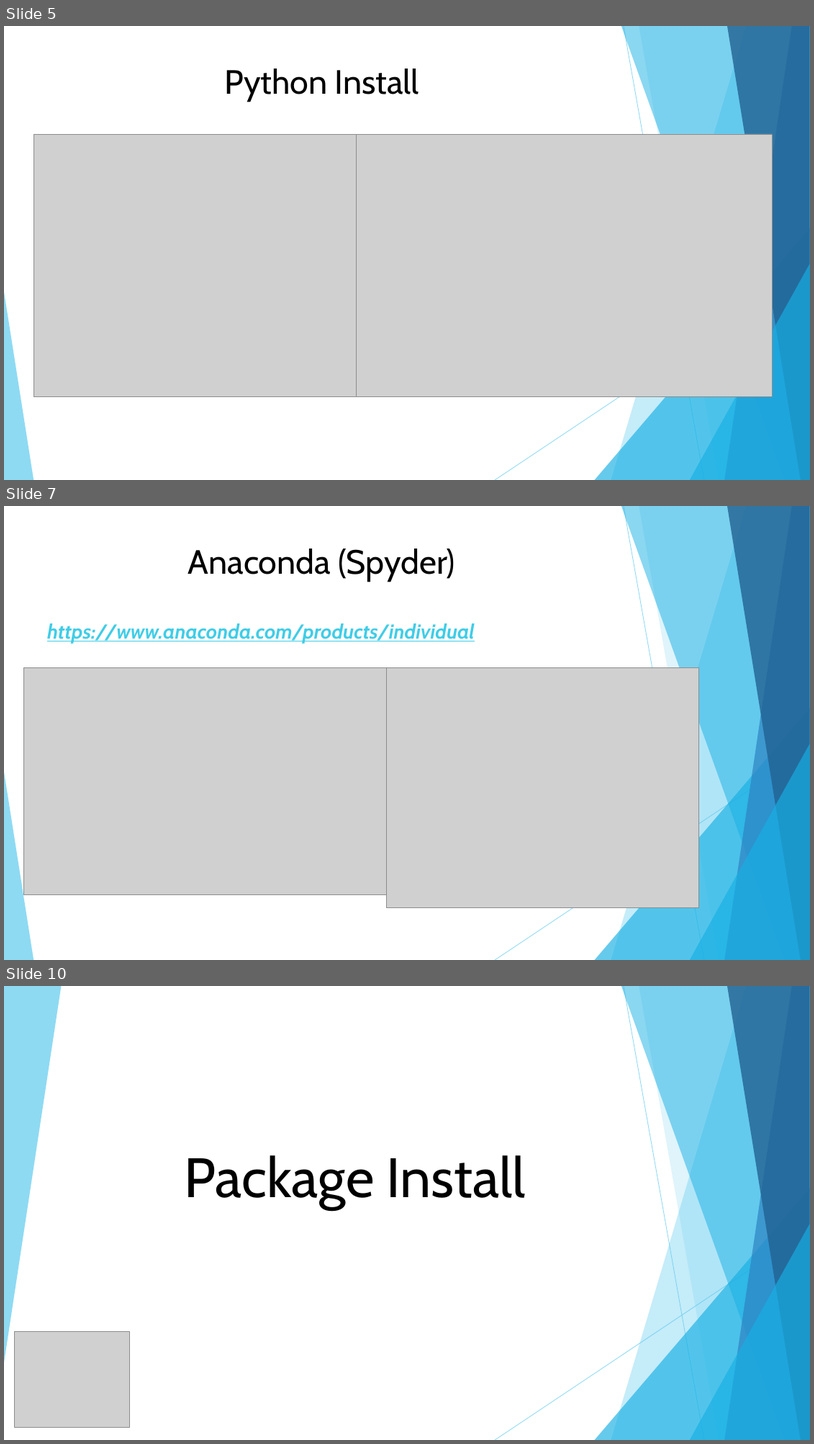
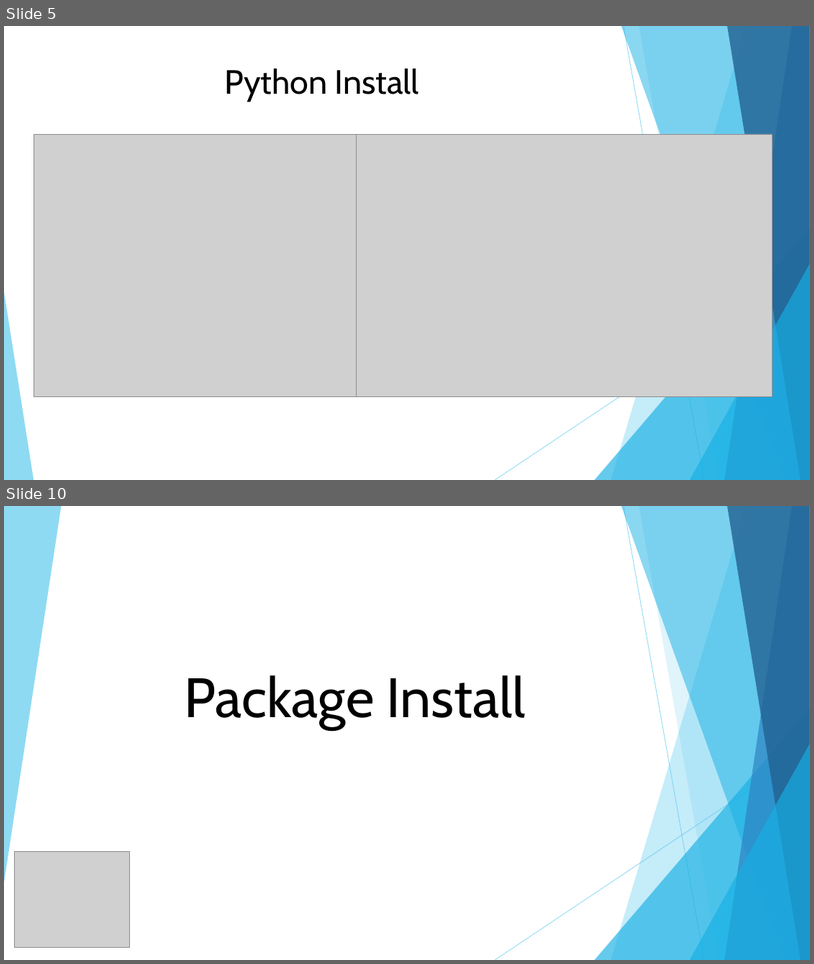
Before and after one commit to DavidChu0424/PythonIntroduction, a slide deck: Python Introduction.pptx. Shown one above the other, each under a label of ours: slides 5, 7 and 10 before the commit, slides 5 and 10 after it; the slides between them are not shown. The pictures are 814x1444 and 814x964 pixels, drawn with LibreOffice and Linux fonts; fonts in the diff are those of the drawing; grey boxes stand for pictures. Boxes give left, top, right and bottom in pixels: in the first picture for what was removed or moved away, otherwise in the second. Text is boxed around its words. In the diff, an @@ line names an element or a change of style, - is before the commit and + after.

```diff
--- a/Python Introduction.pptx
+++ b/Python Introduction.pptx
@@ slide 7 removed at [4,506,810,960], background #FFFFFF; not listed: 10 template elements that a slide beside it also shows @@
@@ title removed at [188,548,455,582] @@
-Anaconda (Spyder)
@@ text removed at [47,623,475,643] @@
-https://www.anaconda.com/products/individual
@@ picture removed at [24,667,387,895] @@
@@ picture removed at [387,667,699,908] @@
```
Also in this commit, not shown: 5 slides changed, 1 slide added.
